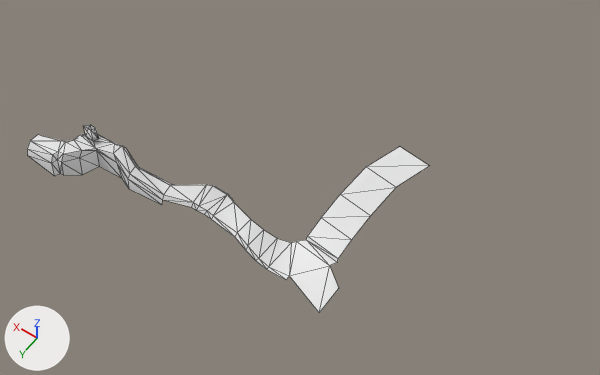
Renders of the glTF model Scenes/Components/Models/Prop/Cave System Main Cover.gltf from each side of a commit.
Rendered twice from a 50 mm camera at (-247.0, 144.0, 301.0) aimed at (-95.0, -69.0, -33.0). The axes (+X, +Y, +Z) are drawn at lower left. The lights are the same throughout. Mesh edges are drawn as thin lines. Vertices at the same position are counted once.
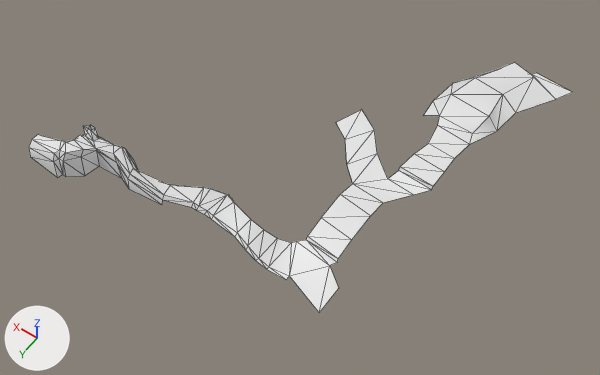
Boxes (x1, y1, x2, y2) around the edits, measured in the pictures (600 x 375 px; the box of a moved part takes in the faces that stretch with it):
'Plane', reshaped (35% wider, 33% taller)
    before: (27, 125, 429, 313)
    after: (29, 62, 572, 313)
part 1 of me_plane, moved or reshaped
    before: (27, 134, 429, 215)
    after: (29, 62, 572, 215)

Edits to the bpy script that builds the scene:
```text
Change me_plane:
    used by ob_plane; location = (0.0, 0.0, 0.0)
    remove me_plane.from_pydata(...)  # 109 vertices, 153 faces; spans x -147.0..16.0, y -109.0..8.0, z -26.0..2.0
    add me_plane.from_pydata(...)  # 143 vertices, 194 faces; spans x -183.0..16.0, y -198.0..7.0, z -26.0..2.0
    me_plane part 1
    3 vertices are removed from x -146.0..-121.0, y -109.0..-88.0, z -17.0
    145 faces are deleted
    10 vertices in x -13.0..16.0, y -6.0..7.0, z -7.0..1.0 move by (0.0, -1.0, 0.0)
    5 vertices in x -13.0..15.0, y -2.0..8.0, z -14.0..-11.0 move by (0.0, -1.0, -2.0)
    5 vertices in x -35.0..-4.0, y -25.0..-17.0, z -15.0..-4.0 move by (0.0, 1.0, 0.0)
    4 vertices in x -70.0..-67.0, y -34.0..-31.0, z -14.0..-12.0 move by (0.0, 2.0, 0.0)
    6 vertices move from x -140.0..-4.0, y -86.0..-19.0, z -18.0..-7.0 to x -140.0..-4.0, y -74.0..-18.0, z -18.0..-7.0
    37 vertices are added at x -183.0..-92.0, y -198.0..-77.0, z -19.0..-7.0
    186 new faces join them
```
